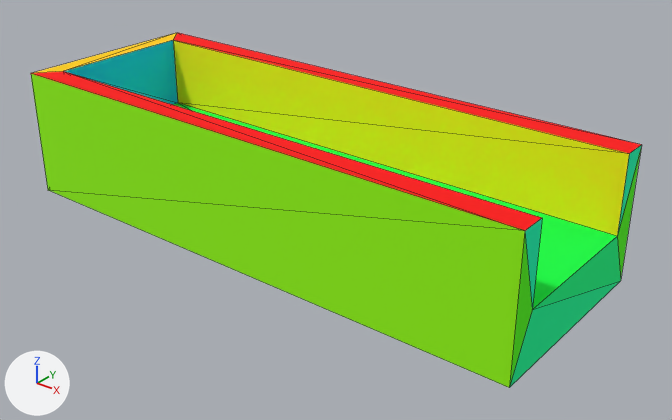
Renders of the OBJ model resources/shape-6.obj from each side of a commit.
One viewpoint serves both versions: a 50 mm camera at (0.814, -0.773, 0.484) aimed at (0.191, 0.006, 0.001). Every picture has the same lights, and +X, +Y and +Z are marked at lower left. Mesh edges are drawn as thin lines. Where no turn or scale is listed for an object, it has been applied to the vertices. Vertices at the same position are counted once.

The older version as bpy lines, for what is in view:
```python
ob_shape_6 = bpy.data.objects.new('shape-6', me_shape_6)
ob_shape_6.location = (0.0, 0.0, 0.0)
```
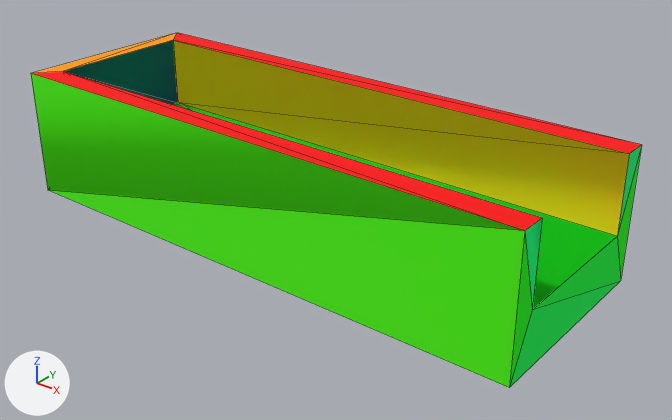
Commit message: initial shape models

Pixel boxes (x1, y1, x2, y2) of what changed, in the pictures (672 x 420 px):
'shape-6', surface changed
    both: (31, 33, 642, 388)
part 1 of me_shape_6, recoloured
    both: (173, 103, 617, 309)
part 2 of me_shape_6, recoloured
    both: (173, 40, 629, 310)

What the commit changed:
Picture 'shape-6_tex.png' (img_shape_6_tex_png) is new.
In material 'material_0' (mat_material_0), base_color is no longer (1.0, 0.0, 0.0), red #ff0000.
In material 'material_0' (mat_material_0), texture is now set to img_shape_6_tex_png.
In material 'material_1' (mat_material_1), base_color is no longer (1.0, 0.62, 0.0), yellow #ffce00.
In material 'material_1' (mat_material_1), texture is now set to img_shape_6_tex_png.
In material 'material_2' (mat_material_2), base_color is no longer (1.0, 0.631, 0.0), yellow #ffd000.
In material 'material_2' (mat_material_2), texture is now set to img_shape_6_tex_png.
In material 'material_3' (mat_material_3), base_color is no longer (0.0, 1.0, 0.471), green #00ffb7.
In material 'material_3' (mat_material_3), texture is now set to img_shape_6_tex_png.
In material 'material_4' (mat_material_4), base_color is no longer (0.0863, 1.0, 0.0), green #53ff00.
In material 'material_4' (mat_material_4), texture is now set to img_shape_6_tex_png.
In material 'material_5' (mat_material_5), base_color is no longer (0.0, 1.0, 0.235), green #00ff85.
In material 'material_5' (mat_material_5), texture is now set to img_shape_6_tex_png.
In material 'material_6' (mat_material_6), base_color is no longer (0.0, 1.0, 0.322), green #00ff9a.
In material 'material_6' (mat_material_6), texture is now set to img_shape_6_tex_png.
In material 'material_7' (mat_material_7), base_color is no longer (0.302, 1.0, 0.0), green #95ff00.
In material 'material_7' (mat_material_7), texture is now set to img_shape_6_tex_png.
In material 'material_9' (mat_material_9), base_color is no longer (0.0, 0.553, 1.0), cyan #00c4ff.
In material 'material_9' (mat_material_9), texture is now set to img_shape_6_tex_png.
In material 'material_10' (mat_material_10), base_color is no longer (0.0, 0.996, 0.0588), green #00ff45.
In material 'material_10' (mat_material_10), texture is now set to img_shape_6_tex_png.
In material 'material_11' (mat_material_11), base_color is no longer (1.0, 0.875, 0.0), yellow #fff000.
In material 'material_11' (mat_material_11), texture is now set to img_shape_6_tex_png.
me_shape_6 has 16 vertices, 28 faces and spans x -0.2..0.5, y -0.125..0.125, z -0.038..0.125.
me_shape_6 is used by ob_shape_6; location (0.0, 0.0, 0.0).
me_shape_6 part 1: 2 faces spanning x -0.175..0.5, y -0.094..0.094, z 0.031 switch from mat_material_10 (green #00ff45) to mat_material_11 (picture img_shape_6_tex_png).
me_shape_6 part 2: 4 faces spanning x -0.175..0.5, y -0.094..0.094, z 0.031..0.125 switch from mat_material_11 (yellow #fff000) to mat_material_10 (picture img_shape_6_tex_png).
